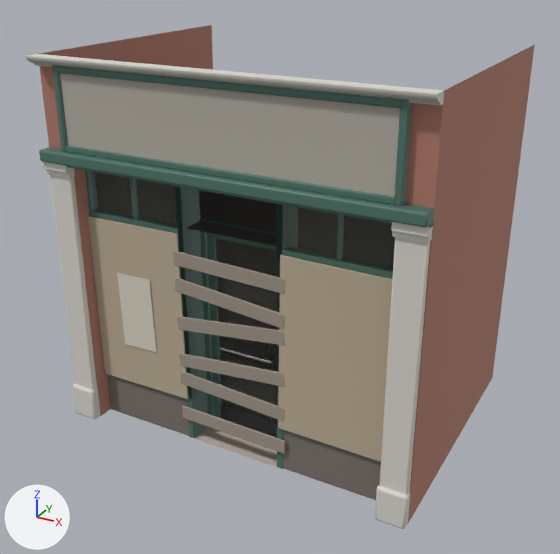
What one commit did to the glTF model assets/buildings/boarded_4a.glb.
Both versions are drawn from a 50 mm camera at (5.71, -5.59, 5.03) aimed at (1.97, 1.21, 1.62). Every picture has the same lights, and +X, +Y and +Z are marked at lower left. The older version comes first. Vertices at exactly the same position are counted once.

The older version as bpy lines, for what is in view:
```python
me_boarded_4a = bpy.data.meshes.new('boarded_4a')
me_boarded_4a.from_pydata(...)  # 2610 vertices, 4968 faces; spans x 0.0..4.0, y -0.16..3.0, z 0.0..4.0
me_boarded_4a.materials.append(mat_brick_red)  # brown #b37c6c
me_boarded_4a.materials.append(mat_stone_trim)  # light grey #dad7ce
me_boarded_4a.materials.append(mat_trim_green)  # dark green #507669
me_boarded_4a.materials.append(mat_sign_board_dark)  # grey #6c6f6f
me_boarded_4a.materials.append(mat_sign_face)  # grey #b3ada2
me_boarded_4a.materials.append(mat_interior_empty)  # dark grey #595550
me_boarded_4a.materials.append(mat_interior_dark)  # dark grey #383530
me_boarded_4a.materials.append(mat_brick_dark)  # grey #7c736c
me_boarded_4a.materials.append(mat_glass_dirty)  # dark grey #616159
me_boarded_4a.materials.append(mat_terrazzo)  # light grey #c4b3aa
me_boarded_4a.materials.append(mat_trim_dark)  # dark grey #4b4b4b
me_boarded_4a.materials.append(mat_metal_dark)  # dark grey #454548
me_boarded_4a.materials.append(mat_chrome)  # white #edeff1
me_boarded_4a.materials.append(mat_plywood)  # beige #bcad95
me_boarded_4a.materials.append(mat_posters)  # pale yellow #dad3c4
me_boarded_4a.materials.append(mat_wood_boards)  # grey #a09589
ob_boarded_4a = bpy.data.objects.new('boarded_4a', me_boarded_4a)
ob_boarded_4a.location = (0.0, 0.0, 0.0)
```
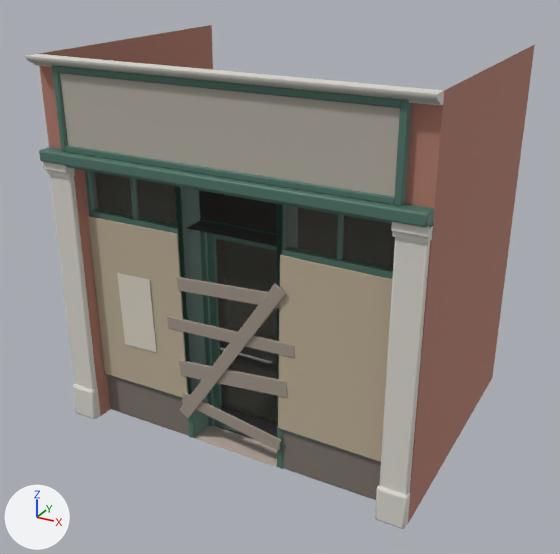
The change in detail:
me_boarded_4a is used by ob_boarded_4a; location (0.0, 0.0, 0.0).
me_boarded_4a had 2610 vertices, 4968 faces and spanned x 0.0..4.0, y -0.16..3.0, z 0.0..4.0.
me_boarded_4a now has 2554 vertices, 4860 faces and spans x 0.0..4.0, y -0.16..3.0, z 0.0..4.0.
me_boarded_4a part 1: the loose piece of 56 vertices spanning x 1.37..2.63, y 0.11..0.14, z 2.01..2.2 is deleted.
me_boarded_4a part 2: 252 vertices moved from x 1.37..2.63, y 0.11..0.14, z 0.23..1.79 to x 1.25..2.73, y 0.08..0.13, z 0.25..2.11; 28 vertices removed from x 1.37..1.39, y 0.11..0.14, z 1.77..1.91; 28 vertices added at x 1.36..1.47, y 0.08..0.11, z 0.29..0.38.

Boxes (x1, y1, x2, y2) around the edits, measured in the pictures (560 x 554 px; the box of a moved part takes in the faces that stretch with it):
part 1 of me_boarded_4a, deleted
    before: (173, 251, 285, 294)
part 2 of me_boarded_4a, moved or reshaped
    before: (175, 278, 285, 453)
    after: (179, 285, 286, 447)
